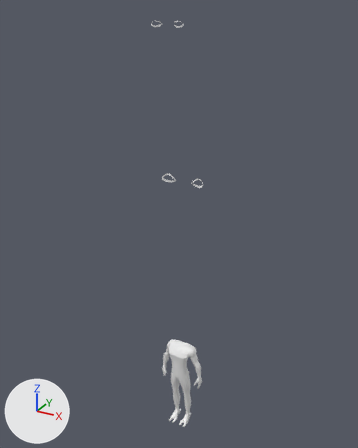
A saved change to the Blender file blndr_xmn.blend.
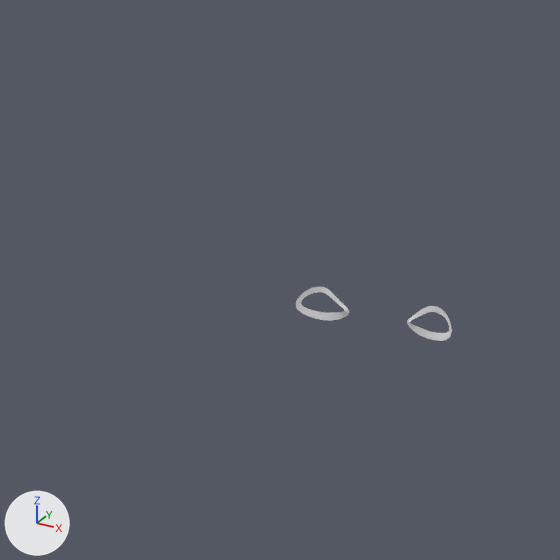
Each version is shown whole from a 50 mm lens placed at (5.04, -9.21, 10.6), pointed at (-0.13, 0.2, 5.9), then close up on the part from 23% to 65% of the width and 22% to 55% of the height. The axes (+X, +Y, +Z) are drawn at lower left. The lights are the same throughout.
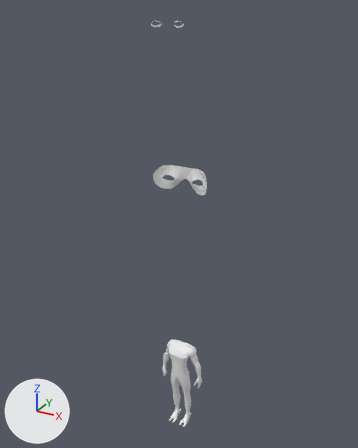
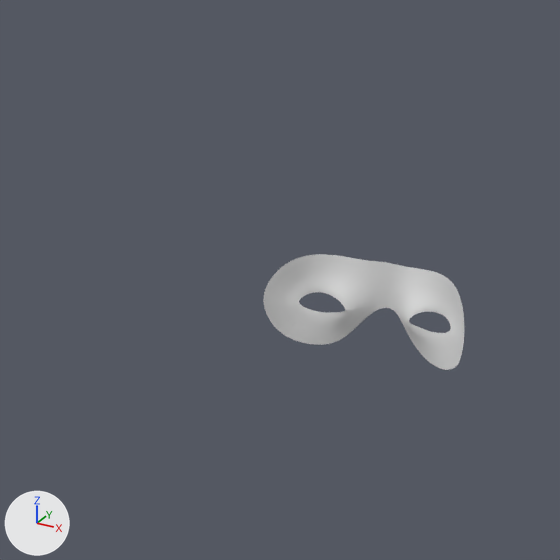
What differs and where, as boxes (x1, y1, x2, y2) in the close-ups (560 x 560 px):
```json
{"object": "Cube", "change": "reshaped", "before": [296, 287, 452, 341], "after": [263, 254, 464, 370]}
{"part": 1, "of": "me_cube", "change": "built on", "before": [296, 287, 452, 331], "after": [263, 254, 464, 370]}
```

The change, as JSON lines over the scene's bpy script:
```json
{"block": "me_cube", "where": "# used by ob_cube; location = (0.0, 0.0, 1.91); scale = (0.214, 0.214, 0.214)"}
{"op": "remove", "block": "me_cube", "code": "me_cube.from_pydata(...)  # 872 vertices, 839 faces; spans x -2.7..0.0, y -2.4..1.6, z -8.7..39.4"}
{"op": "add", "block": "me_cube", "code": "me_cube.from_pydata(...)  # 897 vertices, 863 faces; spans x -3.2..0.0, y -2.4..1.6, z -8.7..39.4"}
{"block": "me_cube", "change": "me_cube part 1"}
{"block": "me_cube", "change": "4 vertices are removed from x -1.4..-1.0, y 0.8, z 23.8..24.1"}
{"block": "me_cube", "change": "5 faces are deleted"}
{"block": "me_cube", "change": "2 vertices move from x -1.5..-1.2, y 0.8, z 23.8..24.0 to x -1.3..-1.1, y 0.8, z 23.8..24.0"}
{"block": "me_cube", "change": "29 vertices are added at x -3.2..0.0, y -0.3..1.5, z 22.4..25.2"}
{"block": "me_cube", "change": "29 new faces join them"}
```
